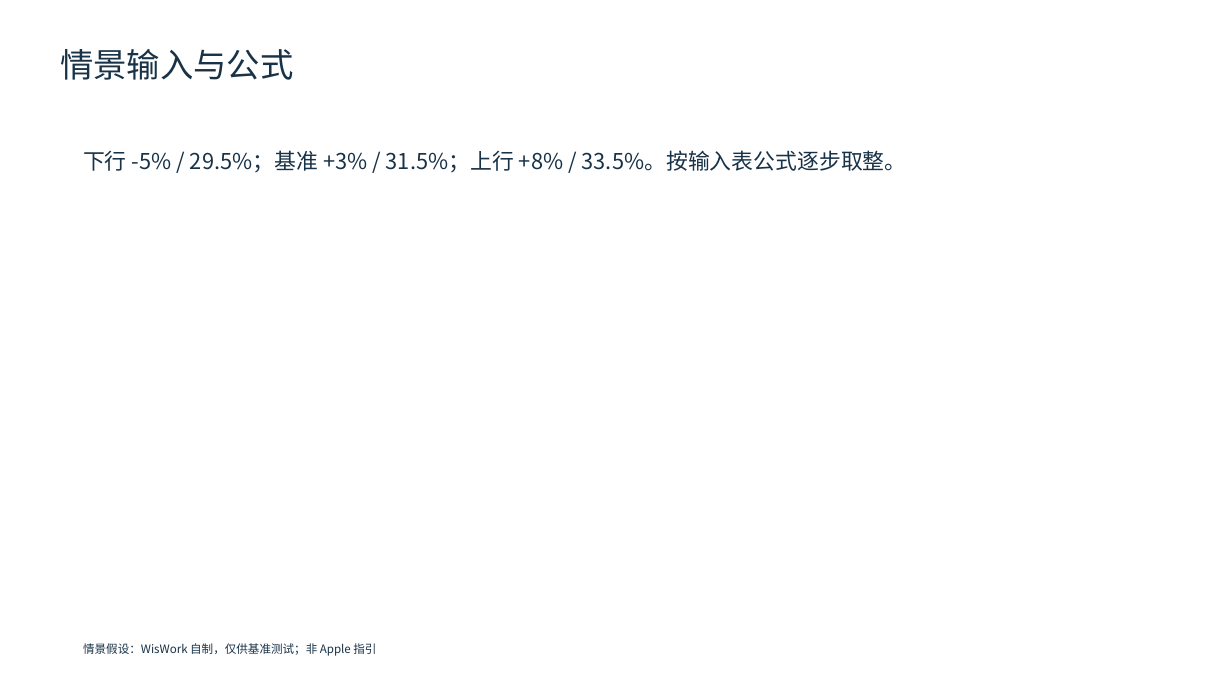
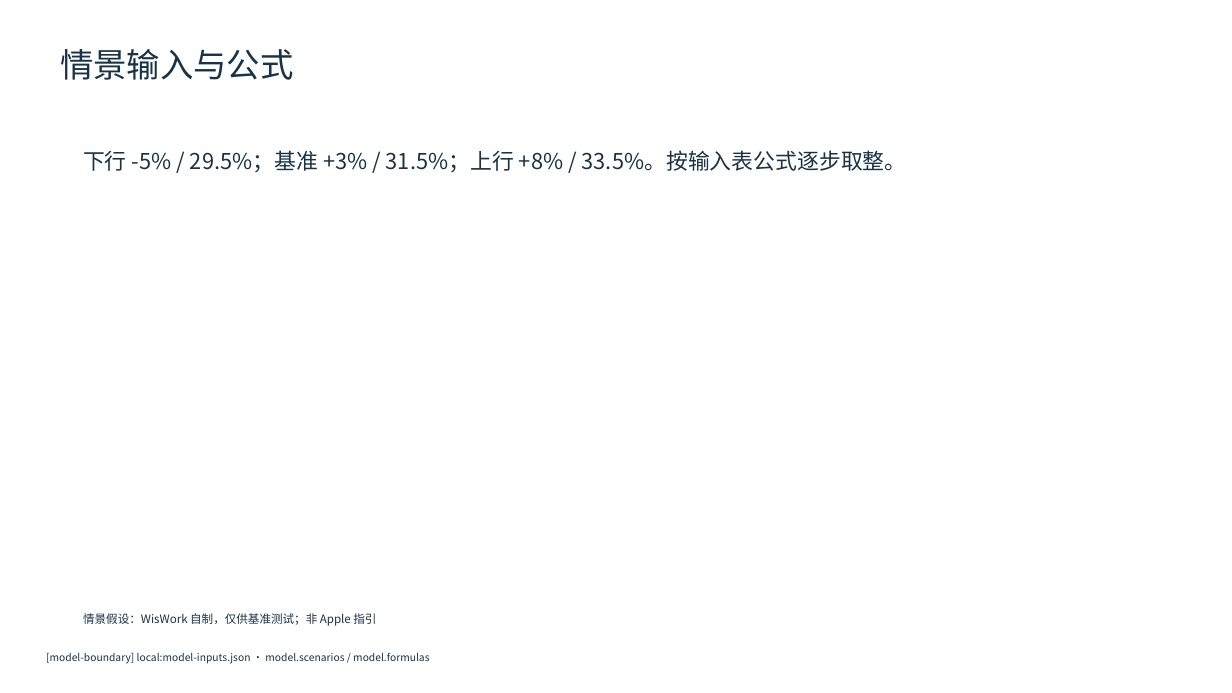
Before and after one commit to AtomInnoLab/WisWork, a slide deck: slide 4 of docs/product/ppt-benchmark-materials/PPT-P0-09/p0-09-reference.pptx. Drawn at 1232x693 pixels with LibreOffice and Linux fonts; fonts in the diff are those of the drawing. Boxes give left, top, right and bottom in pixels: in the first picture for what was removed or moved away, otherwise in the second. Text is boxed around its words. In the diff, an @@ line names an element or a change of style, - is before the commit and + after.

Commit message:
Add source-backed P0-09 scenario production bundle

```diff
--- a/docs/product/ppt-benchmark-materials/PPT-P0-09/p0-09-reference.pptx
+++ b/docs/product/ppt-benchmark-materials/PPT-P0-09/p0-09-reference.pptx
@@ text "情景假设：WisWork 自制，仅供基准测试；非 Apple 指引" moved from (x1=83, y1=643, x2=376, y2=656) to (x1=83, y1=613, x2=376, y2=626) @@
@@ text added at (x1=46, y1=652, x2=429, y2=664), 8 pt, text #183247 @@
+[model-boundary] local:model-inputs.json · model.scenarios / model.formulas
```
Also in this commit, not shown: 7 other slides changed, 7 other files.
